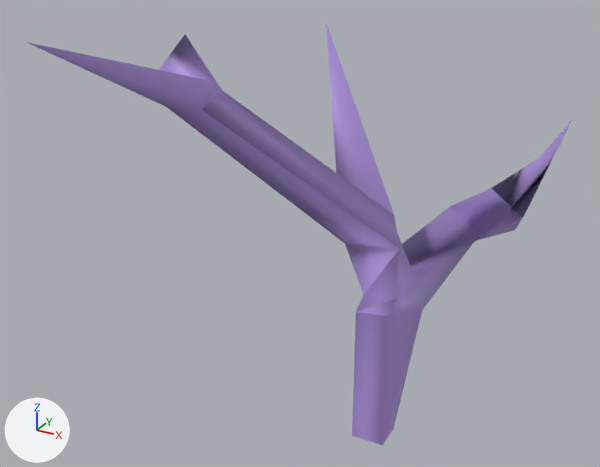
A saved change to the FBX model Octopussy/OctopussyContent/models/seaGrass/seaGrassSmallViolet.fbx.
Camera for both pictures: a 50 mm camera at (0.131, -0.315, 0.256) aimed at (-0.041, -0.002, 0.1). Arrows for +X, +Y and +Z are at lower left; the lights stay in place. Where no turn or scale is listed for an object, it has been applied to the vertices.

Before the edit, the objects in view are built like this:
```python
mat_seagrassvioletmaterial = bpy.data.materials.new('seaGrassVioletMaterial')
mat_seagrassvioletmaterial.use_nodes = True; mat_seagrassvioletmaterial.node_tree.nodes.clear()
_N = mat_seagrassvioletmaterial.node_tree.nodes; _L = mat_seagrassvioletmaterial.node_tree.links
n0 = _N.new('ShaderNodeBsdfPrincipled'); n0.name = 'Principled BSDF'
n0.inputs[0].default_value = (0.507, 0.353, 0.86, 1.0)  # 'Base Color', purple #bda0ef
n1 = _N.new('ShaderNodeOutputMaterial'); n1.name = 'Material Output'
n2 = _N.new('ShaderNodeTexImage'); n2.name = 'Image Texture'
n2.image = img_seagrass_norm_tga
n3 = _N.new('ShaderNodeUVMap'); n3.name = 'UV Map'
n4 = _N.new('ShaderNodeMapping'); n4.name = 'Mapping'
n4.vector_type = 'TEXTURE'
n4.inputs[3].default_value = (0.25, 0.25, 1.0)  # 'Scale'
n5 = _N.new('ShaderNodeNormalMap'); n5.name = 'Normal Map'
_L.new(n3.outputs[0], n4.inputs[0])  # 'UV' to 'Vector'
_L.new(n4.outputs[0], n2.inputs[0])  # 'Vector' to 'Vector'
_L.new(n2.outputs[0], n5.inputs[1])  # 'Color' to 'Color'
_L.new(n5.outputs[0], n0.inputs[5])  # 'Normal' to 'Normal'
_L.new(n0.outputs[0], n1.inputs[0])  # 'BSDF' to 'Surface'
me_seagrasssmallviolet = bpy.data.meshes.new('seaGrassSmallViolet')
me_seagrasssmallviolet.from_pydata(...)  # 42 vertices, 52 faces; spans x -0.099..0.057, y -0.099..0.118, z 0.0..0.2
me_seagrasssmallviolet.materials.append(mat_seagrassvioletmaterial)
ob_seagrasssmallviolet = bpy.data.objects.new('seaGrassSmallViolet', me_seagrasssmallviolet)
ob_seagrasssmallviolet.location = (0.0, 0.0, 0.0)
```
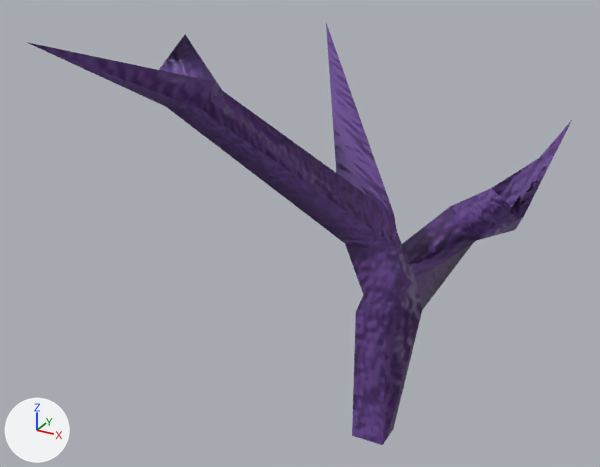
What differs and where, as boxes (x1, y1, x2, y2) in the pictures (600 x 467 px):
'seaGrassSmallViolet', surface changed
    both: (27, 23, 572, 445)

Patch to the scene script:
```diff
--- a/Octopussy/OctopussyContent/models/seaGrass/seaGrassSmallViolet.fbx.py
+++ b/Octopussy/OctopussyContent/models/seaGrass/seaGrassSmallViolet.fbx.py
@@ img_seagrassviolet_diff_tga @@
+img_seagrassviolet_diff_tga = load_image('seaGrassViolet_diff.tga', 'textures/seaGrassViolet_diff.tga', 256, 256, 'sRGB')
@@ mat_seagrassvioletmaterial @@
 n0 = _N.new('ShaderNodeBsdfPrincipled'); n0.name = 'Principled BSDF'
-n0.inputs[0].default_value = (0.507, 0.353, 0.86, 1.0)  # 'Base Color', purple #bda0ef
 n1 = _N.new('ShaderNodeOutputMaterial'); n1.name = 'Material Output'
 n2 = _N.new('ShaderNodeTexImage'); n2.name = 'Image Texture'
-n2.image = img_seagrass_norm_tga
+n2.image = img_seagrassviolet_diff_tga
+n6 = _N.new('ShaderNodeTexImage'); n6.name = 'Image Texture.001'
+n6.image = img_seagrass_norm_tga
 n3 = _N.new('ShaderNodeUVMap'); n3.name = 'UV Map'
@@ mat_seagrassvioletmaterial @@
 n4 = _N.new('ShaderNodeMapping'); n4.name = 'Mapping'
 n5 = _N.new('ShaderNodeNormalMap'); n5.name = 'Normal Map'
 _L.new(n3.outputs[0], n4.inputs[0])  # 'UV' to 'Vector'
-_L.new(n4.outputs[0], n2.inputs[0])  # 'Vector' to 'Vector'
-_L.new(n2.outputs[0], n5.inputs[1])  # 'Color' to 'Color'
 _L.new(n5.outputs[0], n0.inputs[5])  # 'Normal' to 'Normal'
 _L.new(n0.outputs[0], n1.inputs[0])  # 'BSDF' to 'Surface'
+_L.new(n2.outputs[0], n0.inputs[0])  # 'Color' to 'Base Color'
+_L.new(n2.outputs[1], n0.inputs[4])  # 'Alpha' to 'Alpha'
+_L.new(n4.outputs[0], n6.inputs[0])  # 'Vector' to 'Vector'
+_L.new(n6.outputs[0], n5.inputs[1])  # 'Color' to 'Color'
@@ me_seagrasssmallviolet @@
 me_seagrasssmallviolet.from_pydata(...)  # 42 vertices, 52 faces; spans x -0.099..0.057, y -0.099..0.118, z 0.0..0.2
 # used by ob_seagrasssmallviolet; location = (0.0, 0.0, 0.0)
+# me_seagrasssmallviolet part 1: texture (UV) coordinates changed
 me_seagrasssmallviolet.materials.append(mat_seagrassvioletmaterial)
```
